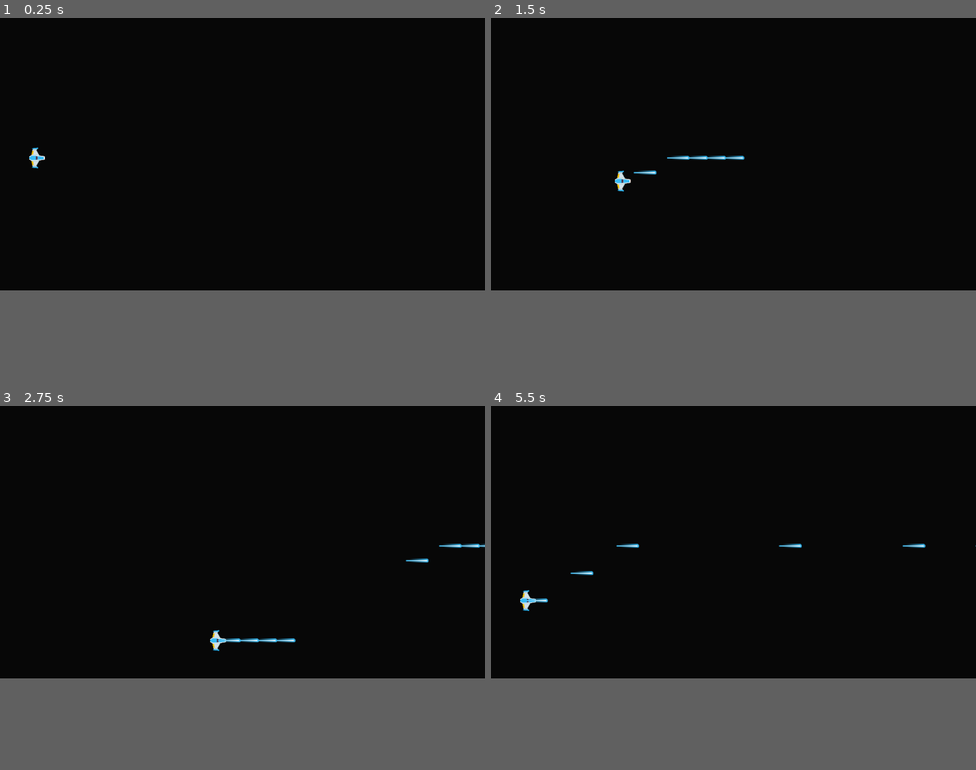
Above: before the commit, frames 1-4 (two rows, left to right).
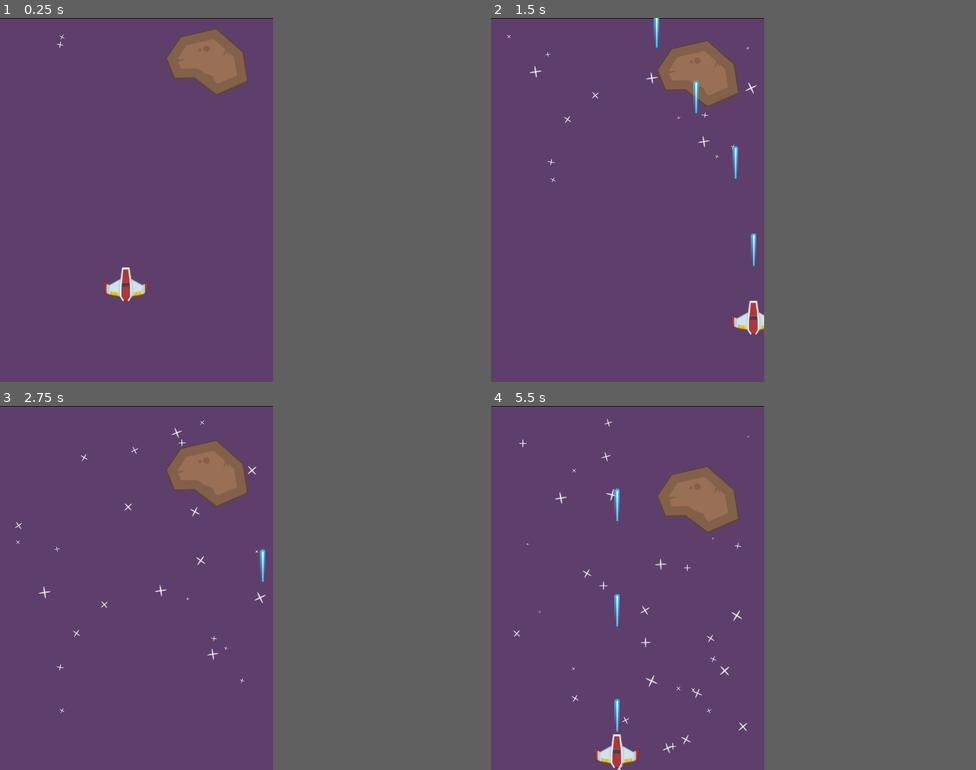
Above: after the commit, the same moments.

Repository: danny-mendoza1/HandFingers
Game: Godot game, scene res://playground.tscn
Two runs of this game, one before a commit and one after it. Both use one fixed random seed, a clock stepped at 60 frames per second and the inputs below.
Inputs (mouse positions are in pixels of both pictures, inside the frame that each line leads up to):
- Up to frame 1 (0.25 s): no input
- Up to frame 2 (1.5 s): move the mouse to (840, 141) at 0.52 s; press the mouse at (840, 141) at 0.53 s; hold D (player_right) 0.53-1.28 s; move the mouse to (636, 167) at 1.27 s; release the mouse at (636, 167) at 1.28 s; hold S (player_down) from 1.28 s (still down); click (636, 167) at 1.35 s
- Up to frame 3 (2.75 s): move the mouse to (291, 482) at 2.02 s; release S (player_down) at 2.03 s; press the mouse at (291, 482) at 2.03 s; hold D (player_right) from 2.03 s (still down); tap F at 2.1 s
- Up to frame 4 (5.5 s): move the mouse to (709, 595) at 2.77 s; release D (player_right) at 2.78 s; release the mouse at (709, 595) at 2.78 s; hold W (player_up) 2.78-3.53 s; click (709, 595) at 2.85 s; move the mouse to (879, 584) at 3.52 s; press the mouse at (879, 584) at 3.53 s; hold A (player_left) 3.53-5.03 s; move the mouse to (588, 500) at 4.27 s; release the mouse at (588, 500) at 4.28 s; tap F at 4.35 s; click (588, 500) at 4.55 s; move the mouse to (757, 540) at 5.02 s; press the mouse at (757, 540) at 5.03 s; hold S (player_down) from 5.03 s (still down)
In our replay, the window is 799x449 before the commit and 450x600 after it. These sizes can differ from the game's own. Grey fills any space a smaller window leaves; there, only what the larger window draws over its background counts as a difference.

The runs differ from the first frame. In frame 1, 42% of the frame differs, in the area x 0-57%, y 0-78%; in frame 2, 42%; in frame 3, 42%; in frame 4, 43%, in the area x 0-100%, y 0-100%.

Commit message:
adds background, meteor, new player animations

Diff:
--- /dev/null
+++ b/00_Globals/global_player_manager.gd
@@ -0,0 +1,42 @@
+extends Node
+
+const PLAYER = preload("res://player/player.tscn")
+#const INVENTORY_DATA: InventoryData = preload("res://GUI/pause_menu/inventory/player_inventory.tres")
+
+signal interact_pressed
+
+var player: Player
+var player_spawned: bool = false
+
+
+func _ready() -> void:
+	add_player_instance()
+	await get_tree().create_timer(0.2).timeout
+	player_spawned = true
+
+
+func add_player_instance() -> void:
+	player = PLAYER.instantiate()
+	add_child(player)
+	pass
+
+
+func set_health(hp: int, max_hp: int) -> void:
+	player.max_hp = max_hp
+	player.hp = hp
+	player.update_hp(0)
+
+
+func set_player_position(_new_pos: Vector2) -> void:
+	print("Placing player at ", _new_pos)
+	player.global_position = _new_pos
+
+
+func set_as_parent(_p: Node2D) -> void:
+	if player.get_parent():
+		player.get_parent().remove_child(player)
+	_p.add_child(player)
+
+
+func unparent_player(_p: Node2D) -> void:
+	_p.remove_child(player)
--- /dev/null
+++ b/meteor/meteor.gd
@@ -0,0 +1,16 @@
+class_name Meteor extends Area2D
+
+@export var min_speed: float = 10
+@export var max_speed: float = 20
+
+var speed: float = 0
+
+
+func _ready() -> void:
+	speed = randf_range(min_speed, max_speed)
+	pass
+
+
+func _physics_process(delta: float) -> void:
+	position.y += speed * delta
+	pass
--- /dev/null
+++ b/meteor/meteor.tscn
@@ -0,0 +1,14 @@
+[gd_scene load_steps=3 format=3 uid="uid://d05t1xw6e8sgg"]
+
+[ext_resource type="Script" path="res://meteor/meteor.gd" id="1_5fwcl"]
+[ext_resource type="Texture2D" uid="uid://4d217uaqmtch" path="res://assets/tutorial_assets/meteorBig.png" id="1_ivayy"]
+
+[node name="Meteor" type="Area2D"]
+script = ExtResource("1_5fwcl")
+
+[node name="Sprite2D" type="Sprite2D" parent="."]
+texture = ExtResource("1_ivayy")
+
+[node name="CollisionPolygon2D" type="CollisionPolygon2D" parent="."]
+visible = false
+polygon = PackedVector2Array(-43, -40, 15, -54, 60, -16, 67, 33, 15, 55, -21, 27, -52, 28, -66, -6)
--- /dev/null
+++ b/player/player2.tscn
@@ -0,0 +1,77 @@
+[gd_scene load_steps=12 format=3 uid="uid://ds738klljki7n"]
+
+[ext_resource type="Script" path="res://player/scripts/player.gd" id="1_3i5qh"]
+[ext_resource type="Texture2D" uid="uid://dvwilby2n1id5" path="res://assets/tutorial_assets/player_sheet.png" id="1_kx3cj"]
+[ext_resource type="Script" path="res://player/scripts/player_state_machine.gd" id="3_tvqas"]
+[ext_resource type="Script" path="res://player/states/state_move.gd" id="4_m2qb1"]
+[ext_resource type="Script" path="res://player/states/state_attack.gd" id="5_1ps16"]
+[ext_resource type="Script" path="res://player/states/state_idle.gd" id="7_bkurx"]
+
+[sub_resource type="AtlasTexture" id="AtlasTexture_ifsa6"]
+atlas = ExtResource("1_kx3cj")
+region = Rect2(0, 0, 99, 77)
+
+[sub_resource type="AtlasTexture" id="AtlasTexture_bftm5"]
+atlas = ExtResource("1_kx3cj")
+region = Rect2(198, 0, 99, 77)
+
+[sub_resource type="AtlasTexture" id="AtlasTexture_y1uuy"]
+atlas = ExtResource("1_kx3cj")
+region = Rect2(99, 0, 99, 77)
+
+[sub_resource type="SpriteFrames" id="SpriteFrames_b2x03"]
+animations = [{
+"frames": [{
+"duration": 1.0,
+"texture": SubResource("AtlasTexture_ifsa6")
+}],
+"loop": true,
+"name": &"Left",
+"speed": 5.0
+}, {
+"frames": [{
+"duration": 1.0,
+"texture": SubResource("AtlasTexture_bftm5")
+}],
+"loop": true,
+"name": &"Right",
+"speed": 5.0
+}, {
+"frames": [{
+"duration": 1.0,
+"texture": SubResource("AtlasTexture_y1uuy")
+}],
+"loop": true,
+"name": &"Straight",
+"speed": 5.0
+}]
+
+[sub_resource type="CircleShape2D" id="CircleShape2D_q4vq5"]
+radius = 32.0
+
+[node name="Player2" type="CharacterBody2D"]
+script = ExtResource("1_3i5qh")
+
+[node name="AnimatedSprite2D" type="AnimatedSprite2D" parent="."]
+scale = Vector2(0.75, 0.75)
+sprite_frames = SubResource("SpriteFrames_b2x03")
+animation = &"Straight"
+
+[node name="CollisionShape2D" type="CollisionShape2D" parent="."]
+position = Vector2(-1, 3)
+shape = SubResource("CircleShape2D_q4vq5")
+
+[node name="StateMachine" type="Node" parent="."]
+script = ExtResource("3_tvqas")
+
+[node name="Move" type="Node" parent="StateMachine"]
+script = ExtResource("4_m2qb1")
+
+[node name="Attack" type="Node" parent="StateMachine"]
+script = ExtResource("5_1ps16")
+
+[node name="Idle" type="Node" parent="StateMachine"]
+script = ExtResource("7_bkurx")
+
+[node name="FireDelayTimer" type="Timer" parent="."]
+one_shot = true
--- a/player/states/state_attack.gd
+++ b/player/states/state_attack.gd
@@ -2,7 +2,11 @@
 
 @export var projectile_scene: PackedScene = preload("res://projectiles/laser/basic_laser.tscn")
 @export var fire_rate: float = 0.2  # Cooldown time between projectiles
+@export var fire_delay: float = 0.2
+@onready var fire_delay_timer: Timer = $"../../FireDelayTimer"
+
 var _fire_timer: float = 0.0  # Timer to track cooldowns
+var projectile_position_offset = Vector2(0, -60)
 
 
 func _ready() -> void:
@@ -16,25 +20,20 @@
 	_fire_timer = 0.0
 
 
-func _process(delta: float) -> void:
+func process(delta: float) -> State:
 	# Decrease the fire timer
 	_fire_timer -= delta
-	# Delegate movement to the move state while in attack state
+
 	player.velocity = player.direction * 300.0  # Adjust speed as needed
 
 	# Check for input and fire if ready
 	if Input.is_action_pressed("player_attack") and _fire_timer <= 0.0:
 		_fire_timer = fire_rate  # Reset the cooldown
 		fire_projectile()
+	return null
 
 
 func fire_projectile() -> void:
-	if projectile_scene != null:
-		var projectile_instance := projectile_scene.instantiate()
-		if projectile_instance is Projectile:
-			var projectile: Projectile = projectile_instance as Projectile
-			projectile.position = owner.position + Vector2(20, 0)  # Adjust for player's position
-			projectile.direction = Vector2(1, 0)  # Set direction to the right
-			owner.get_parent().add_child(projectile)
-		else:
-			push_error("The instantiated projectile_scene is not a Projectile.")
+	var projectile := projectile_scene.instantiate()
+	projectile.global_position = player.global_position + projectile_position_offset
+	get_tree().current_scene.add_child(projectile)
--- /dev/null
+++ b/player/states/state_idle.gd
@@ -0,0 +1,33 @@
+class_name StateIdle extends State
+
+@onready var attack: StateAttack = $"../Attack"
+@onready var move: StateMove = $"../Move"
+
+
+func enter() -> void:
+	print("entered idle state")
+	pass
+
+
+func exit() -> void:
+	pass
+
+
+## What happens during the _process update in this State
+func process(_delta: float) -> State:
+	if player.direction != Vector2.ZERO:
+		return move
+	player.velocity = Vector2.ZERO
+	return null
+
+
+## What happens during the _physics_process update in this State
+func physics(_delta: float) -> State:
+	return null
+
+
+## What happens with input envents in this State
+func handle_input(_event: InputEvent) -> State:
+	if _event.is_action_pressed("player_attack"):
+		return attack
+	return null
--- a/playground.tscn
+++ b/playground.tscn
@@ -1,8 +1,36 @@
-[gd_scene load_steps=2 format=3 uid="uid://fgv46arhoym4"]
+[gd_scene load_steps=5 format=3 uid="uid://fgv46arhoym4"]
 
-[ext_resource type="PackedScene" uid="uid://uurnig40pol2" path="res://player/player.tscn" id="1_fj1hy"]
+[ext_resource type="PackedScene" uid="uid://ds738klljki7n" path="res://player/player2.tscn" id="1_1aqtm"]
+[ext_resource type="Texture2D" uid="uid://cgnk4n7i6g8bp" path="res://assets/tutorial_assets/backgroundColor.png" id="2_j77nh"]
+[ext_resource type="Texture2D" uid="uid://vks5abglnwjj" path="res://assets/tutorial_assets/starBig.png" id="2_mem2p"]
+[ext_resource type="PackedScene" uid="uid://d05t1xw6e8sgg" path="res://meteor/meteor.tscn" id="4_f57h1"]
 
 [node name="Playground" type="Node2D"]
 
-[node name="Player" parent="." instance=ExtResource("1_fj1hy")]
-position = Vector2(88, 333)
+[node name="Background" type="Sprite2D" parent="."]
+position = Vector2(0, 1)
+scale = Vector2(3.00667, 4)
+texture = ExtResource("2_j77nh")
+centered = false
+
+[node name="CPUParticles2D" type="CPUParticles2D" parent="Background"]
+position = Vector2(73.5033, 4.5)
+amount = 40
+lifetime = 4.0
+texture = ExtResource("2_mem2p")
+emission_shape = 3
+emission_rect_extents = Vector2(70, 1)
+direction = Vector2(0, 1)
+spread = 0.0
+gravity = Vector2(0, 0)
+initial_velocity_min = 30.0
+initial_velocity_max = 50.0
+angle_min = -52.8
+angle_max = 52.8
+scale_amount_min = 0.2
+
+[node name="Player2" parent="." instance=ExtResource("1_1aqtm")]
+position = Vector2(208, 440)
+
+[node name="Meteor" parent="." instance=ExtResource("4_f57h1")]
+position = Vector2(341, 68)
--- a/project.godot
+++ b/project.godot
@@ -14,6 +14,12 @@
 run/main_scene="res://playground.tscn"
 config/features=PackedStringArray("4.3", "Forward Plus")
 config/icon="res://icon.svg"
+
+[display]
+
+window/size/viewport_width=450
+window/size/viewport_height=600
+window/stretch/mode="viewport"
 
 [editor_plugins]
 
--- a/projectiles/laser/basic_laser.gd
+++ b/projectiles/laser/basic_laser.gd
@@ -6,3 +6,8 @@
 func _ready() -> void:
 	# Override the default type if needed
 	type = "laser"
+
+
+func _on_visible_on_screen_notifier_2d_screen_exited() -> void:
+	queue_free()
+	pass  # Replace with function body.
--- a/projectiles/laser/basic_laser.tscn
+++ b/projectiles/laser/basic_laser.tscn
@@ -4,14 +4,19 @@
 [ext_resource type="Texture2D" uid="uid://dmrxb4a1046qu" path="res://assets/PNG/Lasers/laserBlue01.png" id="1_r1r1s"]
 
 [sub_resource type="RectangleShape2D" id="RectangleShape2D_mxxxi"]
-size = Vector2(54, 10)
+size = Vector2(8, 54)
 
 [node name="Laser" type="Area2D"]
 script = ExtResource("1_atwuw")
 
 [node name="Sprite2D" type="Sprite2D" parent="."]
-rotation = 1.5708
 texture = ExtResource("1_r1r1s")
 
 [node name="CollisionShape2D" type="CollisionShape2D" parent="."]
 shape = SubResource("RectangleShape2D_mxxxi")
+
+[node name="VisibleOnScreenNotifier2D" type="VisibleOnScreenNotifier2D" parent="."]
+position = Vector2(0, -4.76837e-07)
+scale = Vector2(0.5, 2.7)
+
+[connection signal="screen_exited" from="VisibleOnScreenNotifier2D" to="." method="_on_visible_on_screen_notifier_2d_screen_exited"]
Not shown, added: assets/tutorial_assets/README.txt
Binary file added: assets/tutorial_assets/backgroundColor.png
Not shown, added: assets/tutorial_assets/backgroundColor.png.import
Binary file added: assets/tutorial_assets/enemyShip.png
Not shown, added: assets/tutorial_assets/enemyShip.png.import
Binary file added: assets/tutorial_assets/enemyUFO.png
Not shown, added: assets/tutorial_assets/enemyUFO.png.import
Binary file added: assets/tutorial_assets/laserGreen.png
Not shown, added: assets/tutorial_assets/laserGreen.png.import
Binary file added: assets/tutorial_assets/laserGreenShot.png
Not shown, added: assets/tutorial_assets/laserGreenShot.png.import
Binary file added: assets/tutorial_assets/laserRed.png
(and 19 more such lines)
